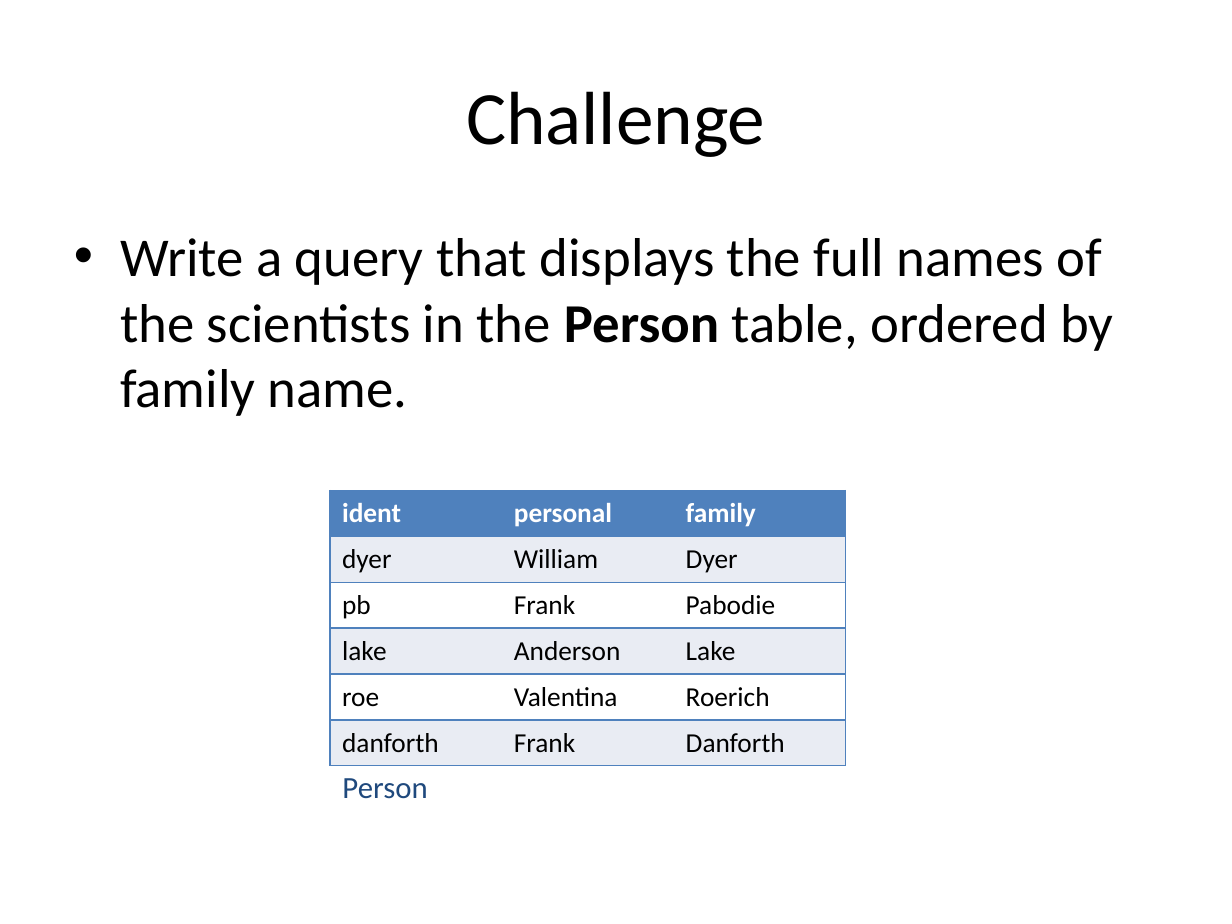
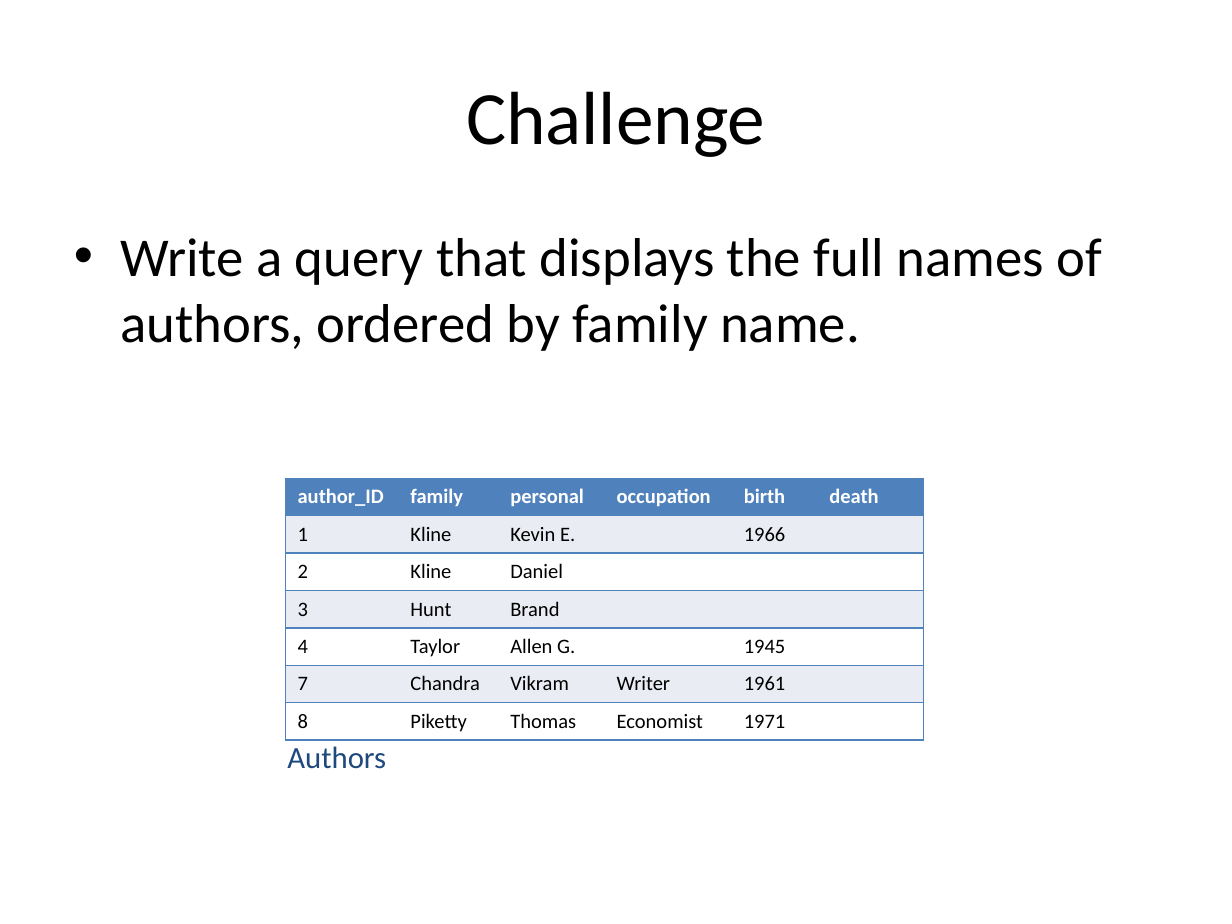
Before and after one commit to timtomch/swc-teaching-notes, a slide deck: slide 3 of SQL/sql-lib.pptx. Drawn at 1232x924 pixels with LibreOffice and Linux fonts; fonts in the diff are those of the drawing. Boxes give left, top, right and bottom in pixels: in the first picture for what was removed or moved away, otherwise in the second. Text is boxed around its words. In the diff, an @@ line names an element or a change of style, - is before the commit and + after.

```diff
--- a/SQL/sql-lib.pptx
+++ b/SQL/sql-lib.pptx
@@ text at box(120, 238, 1102, 351): text changed @@
-• Write a query that displays the full names of the scientists in the Person table, ordered by family name.
+• Write a query that displays the full names of authors, ordered by family name.
@@ table added at box(286, 478, 923, 737), 7 rows, 6 columns @@
+author_ID | family | personal | occupation | birth | death
+1 | Kline | Kevin E. |  | 1966 | 
+2 | Kline | Daniel |  |  | 
+3 | Hunt | Brand |  |  | 
+4 | Taylor | Allen G. |  | 1945 | 
+7 | Chandra | Vikram | Writer | 1961 | 
+8 | Piketty | Thomas | Economist | 1971 | 
@@ table removed at box(330, 490, 844, 761), 6 rows, 3 columns @@
-ident | personal | family
-dyer | William | Dyer
-pb | Frank | Pabodie
-lake | Anderson | Lake
-roe | Valentina | Roerich
-danforth | Frank | Danforth
@@ text added at box(287, 746, 386, 769), 18 pt, text #1F497D @@
+Authors
@@ text removed at box(342, 778, 427, 799) @@
-Person
```
Also in this commit, not shown: 1 other slide changed, 8 slides added, 6 slides removed, 1 other file.
